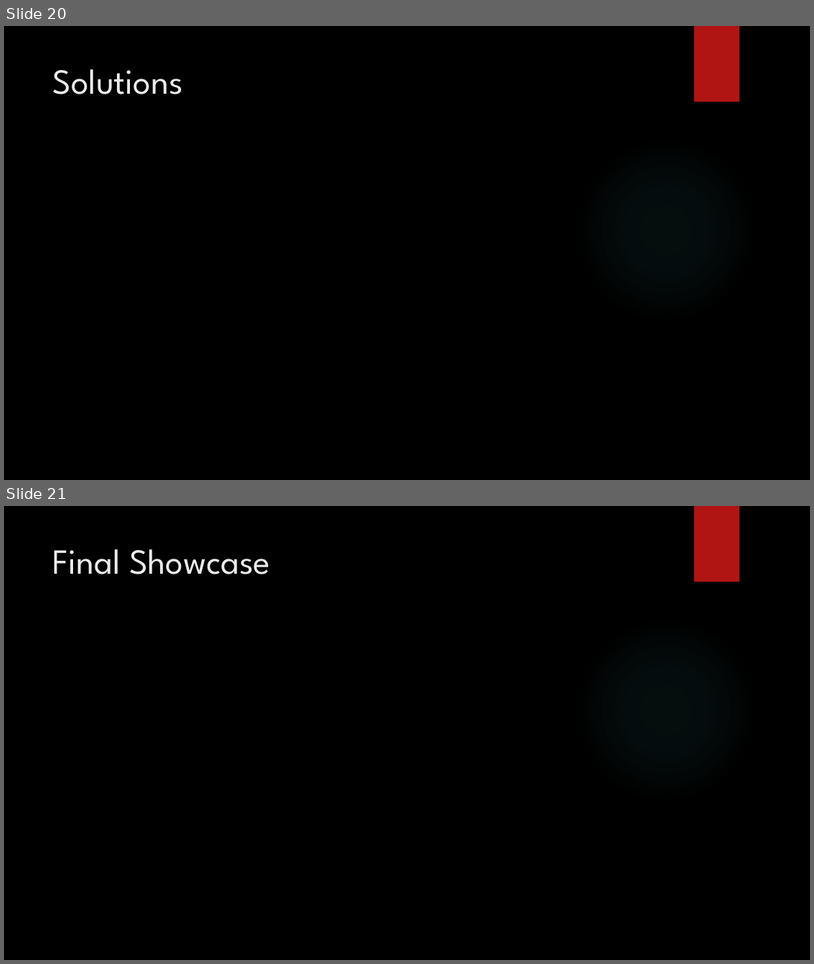
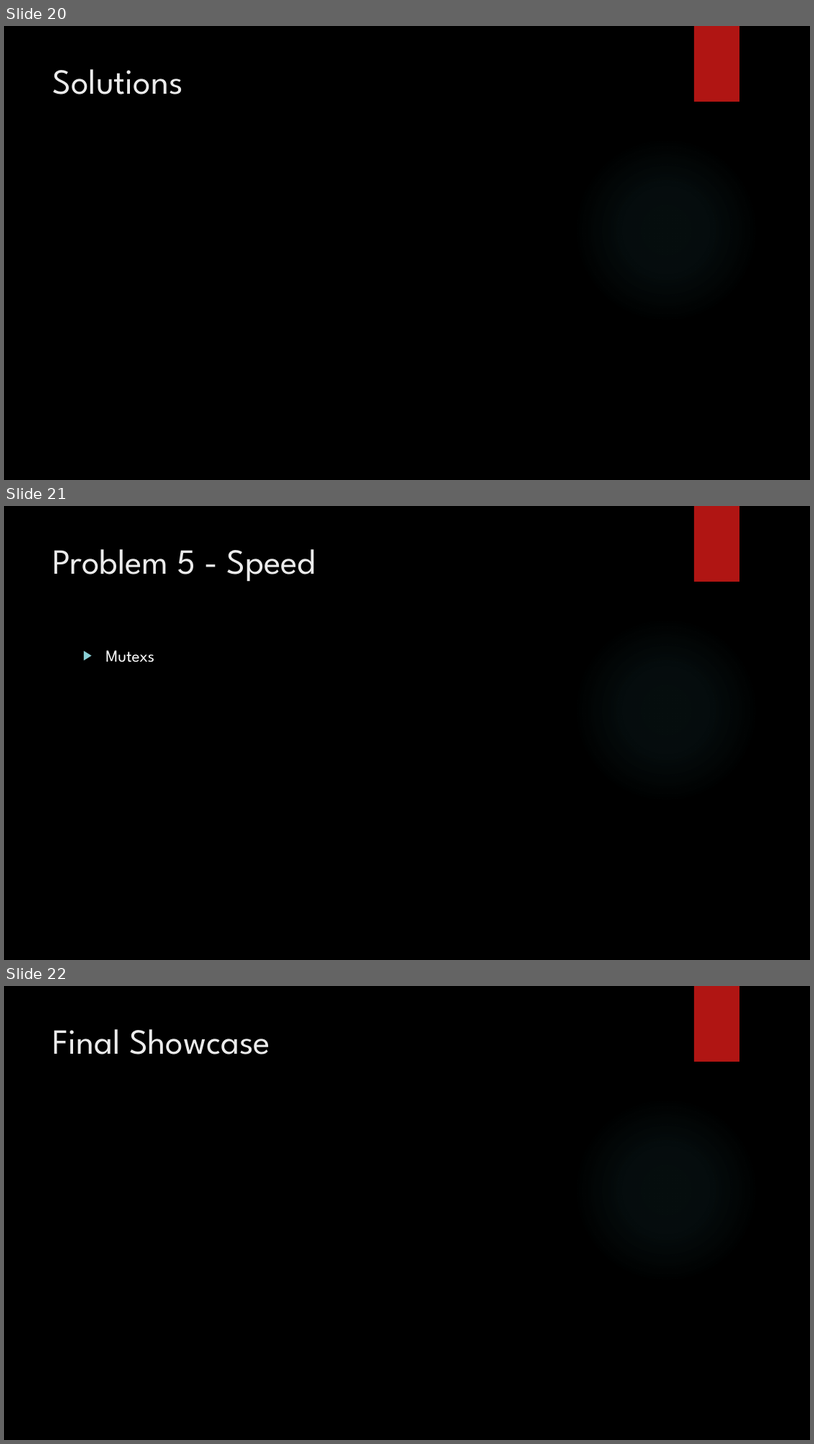
Before and after one commit to jaminologist/GopherLife, a slide deck: GopherLife.pptx. Shown one above the other, each under a label of ours: slides 20 and 21 before the commit, slides 20, 21 and 22 after it. The pictures are 814x964 and 814x1444 pixels, drawn with LibreOffice and Linux fonts; fonts in the diff are those of the drawing; background and template pictures are left out. Boxes give left, top, right and bottom in pixels: in the first picture for what was removed or moved away, otherwise in the second. Text is boxed around its words. In the diff, an @@ line names an element or a change of style, - is before the commit and + after.

```diff
--- a/GopherLife.pptx
+++ b/GopherLife.pptx
@@ slide 21 added at bbox=[4, 506, 810, 960], background picture (left out); not listed: 2 template elements that a slide beside it also shows @@
@@ title added at bbox=[53, 549, 316, 582], 42 pt, text #EBEBEB @@
+Problem 5 - Speed
@@ text added at bbox=[106, 650, 154, 662], 20 pt, text #FFFFFF @@
+▶ Mutexs
@@ what was slide 21 is now slide 22 @@
```
Also in this commit, not shown: 5 other files.
